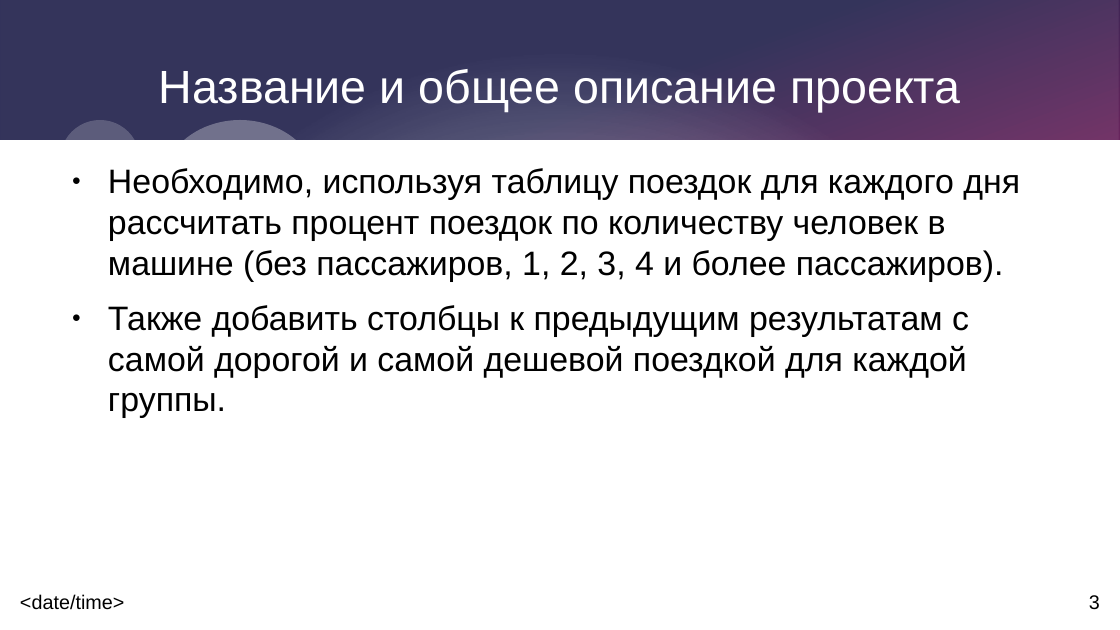
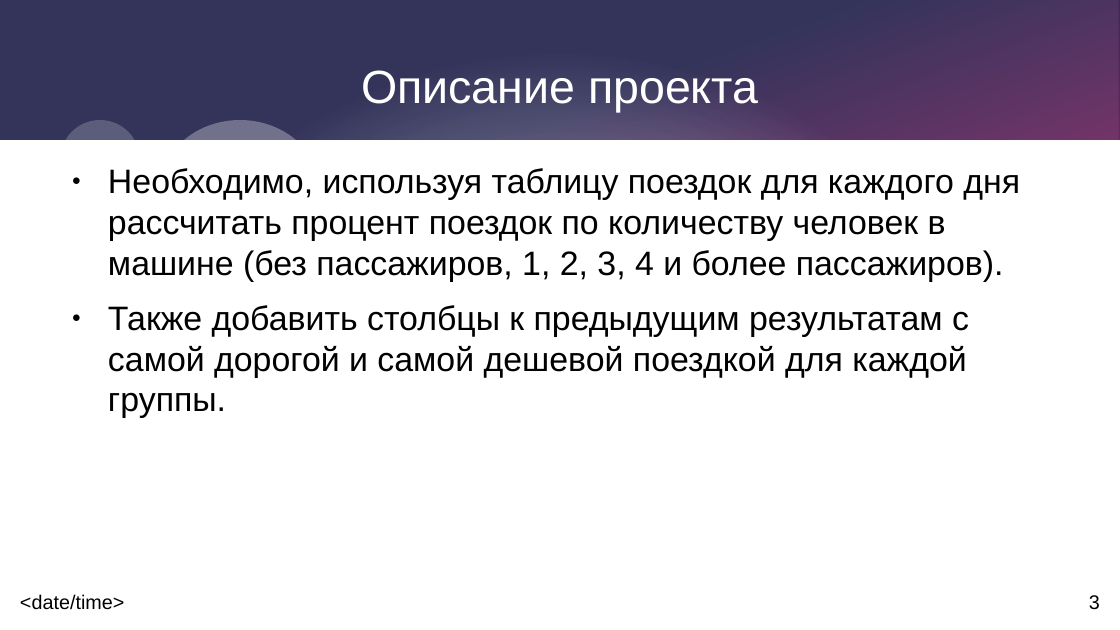
Before and after one commit to atdushi/Cartax, a slide deck: slide 3 of docs/presentation.odp. Drawn at 1120x630 pixels with LibreOffice and Linux fonts; fonts in the diff are those of the drawing. Boxes give left, top, right and bottom in pixels: in the first picture for what was removed or moved away, otherwise in the second. Text is boxed around its words. In the diff, an @@ line names an element or a change of style, - is before the commit and + after.

```diff
--- a/docs/presentation.odp
+++ b/docs/presentation.odp
@@ title at (x1=361, y1=70, x2=758, y2=112): text changed @@
-Название и общее описание проекта
+Описание проекта
```
Also in this commit, not shown: 5 other slides changed, 1 slide added, 2 other files.
